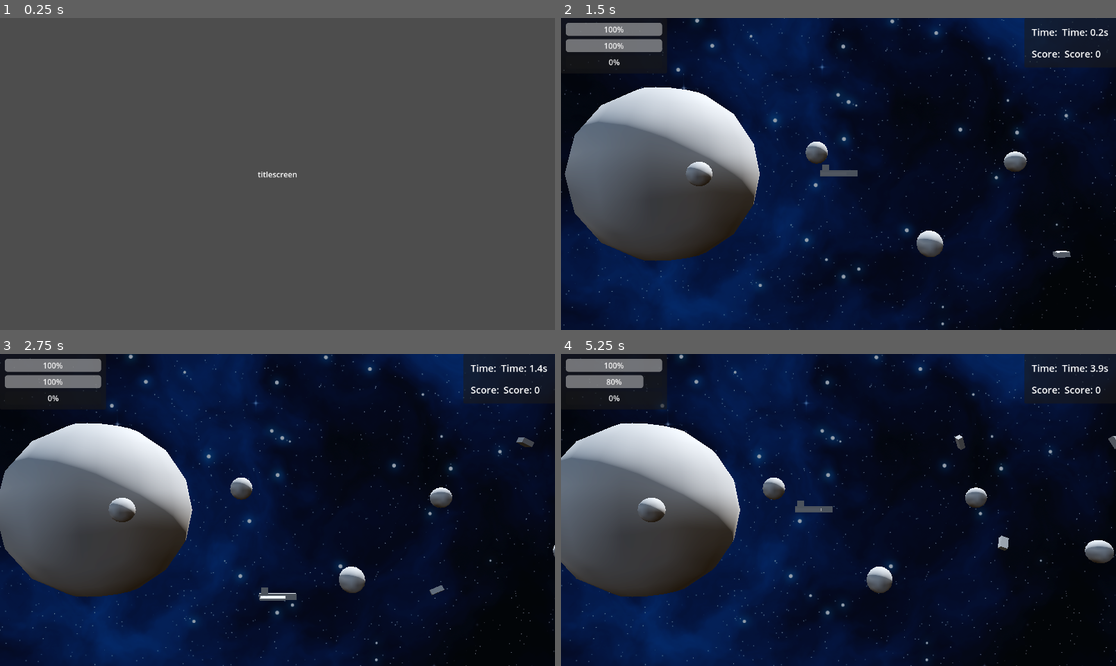
Above: before the commit, frames 1-4 (two rows, left to right).
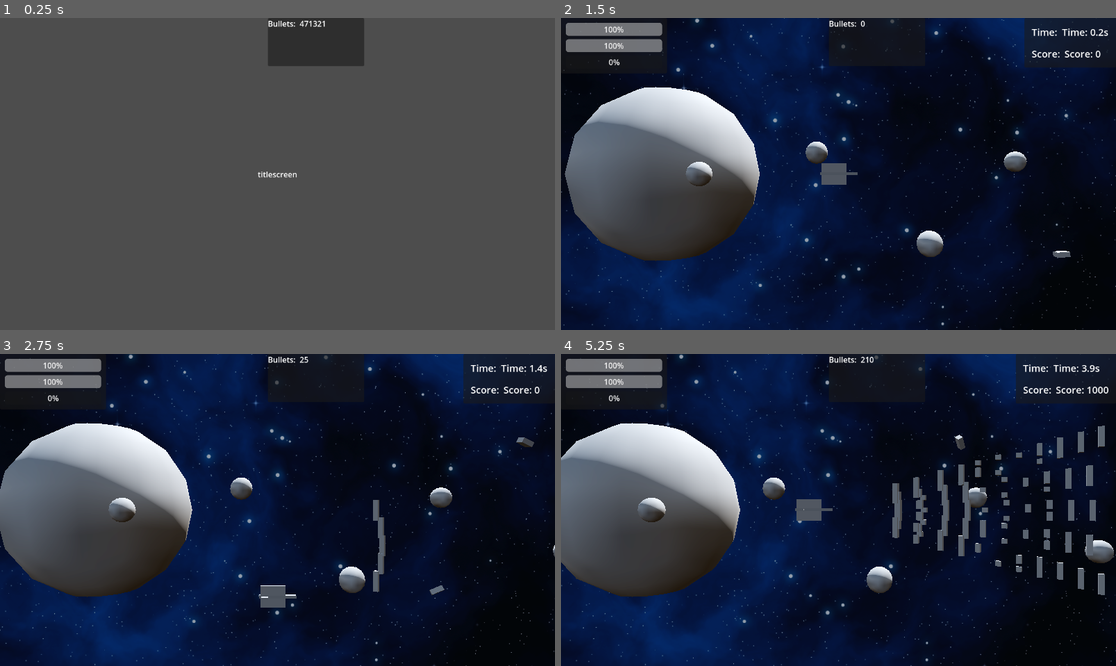
Above: after the commit, the same moments.

Repository: CaptainTiki/DeadSimple
Game: Godot game, scene res://System/Menus/TitleScreen.tscn
Two runs of this game, one before a commit and one after it. Both use one fixed random seed, a clock stepped at 60 frames per second and the inputs below.
Inputs (mouse positions are in pixels of both pictures, inside the frame that each line leads up to):
- Up to frame 1 (0.25 s): no input
- Up to frame 2 (1.5 s): tap Enter at 0.5 s; move the mouse to (960, 158) at 0.52 s; hold Right (move_right) 0.53-1.25 s; hold Space (fire) 0.53-1.25 s; click (960, 158) at 0.67 s; click "Play" at 1.25 s
- Up to frame 3 (2.75 s): move the mouse to (166, 525) at 2.02 s; hold Down (move_down) from 2.03 s (still down); tap Z (boost) at 2.1 s; tap Space (fire) at 2.3 s
- Up to frame 4 (5.25 s): move the mouse to (894, 441) at 2.77 s; release Down (move_down) at 2.78 s; hold Right (move_right) 2.78-3.53 s; hold Space (fire) 2.78-3.53 s; tap X (dodge) at 2.85 s; move the mouse to (810, 572) at 3.52 s; hold Up (move_up) 3.53-4.28 s; tap Space (fire) at 3.6 s; click (810, 572) at 3.67 s; move the mouse to (1005, 556) at 4.27 s; hold Space (fire) 4.28-5.03 s; hold Left (move_left) from 4.28 s (still down); move the mouse to (672, 463) at 5.02 s; tap Z (boost) at 5.1 s

The runs differ from the first frame. In frame 1, 2.6% of the frame differs, in the area x 48-66%, y 0-16%; in frame 2, 0.4%; in frame 3, 0.8%; in frame 4, 4.3%, in the area x 7-100%, y 0-78%.

Commit message:
Bullet Culling on GameArea

Diff:
--- a/Player/player.tscn
+++ b/Player/player.tscn
@@ -1,53 +1,79 @@
-[gd_scene load_steps=5 format=3 uid="uid://d3iep2i6v0ovj"]
+[gd_scene load_steps=6 format=3 uid="uid://d3iep2i6v0ovj"]
 
 [ext_resource type="Script" uid="uid://3swa8bn8q7si" path="res://Player/player.gd" id="1_l8h54"]
+[ext_resource type="PackedScene" uid="uid://dasr1bylrpn8k" path="res://Weapons/WeaponFan.tscn" id="2_4ntmi"]
 
 [sub_resource type="BoxShape3D" id="BoxShape3D_l8h54"]
-size = Vector3(0.8, 0.3, 1.3)
+size = Vector3(0.53935546, 0.932666, 1.3)
 
 [sub_resource type="StandardMaterial3D" id="StandardMaterial3D_l8h54"]
 albedo_color = Color(0.5449743, 0.54497427, 0.54497427, 1)
 
 [sub_resource type="BoxShape3D" id="BoxShape3D_4ntmi"]
-size = Vector3(1.3431396, 0.30426025, 0.85601807)
+size = Vector3(1.3431396, 0.90223694, 0.54811096)
 
 [node name="Player" type="CharacterBody3D" groups=["playership"]]
 collision_mask = 48
 script = ExtResource("1_l8h54")
 
 [node name="CollisionShape3D" type="CollisionShape3D" parent="."]
-transform = Transform3D(-4.371139e-08, 0, -1, 0, 1, 0, 1, 0, -4.371139e-08, 0.00302124, 0.08468628, 0.0026550293)
+transform = Transform3D(-4.371139e-08, 0, -1, 0, 1, 0, 1, 0, -4.371139e-08, 0.003021238, 0.073919654, 0.051336646)
 shape = SubResource("BoxShape3D_l8h54")
 
 [node name="CSGCombiner3D" type="CSGCombiner3D" parent="."]
-transform = Transform3D(-4.371139e-08, 0, -1, 0, 1, 0, 1, 0, -4.371139e-08, 0.0026550295, 0, -0.0030212402)
+transform = Transform3D(-4.371139e-08, 0, -1, 0, 1, 0, 1, 0, -4.371139e-08, 0.0026550295, -0.06815245, -0.0030212402)
 
 [node name="CSGBox3D" type="CSGBox3D" parent="CSGCombiner3D"]
-transform = Transform3D(1, 0, 0, 0, 1, 0, 0, 0, 1, 0, 0.014556885, 0)
+transform = Transform3D(-4.3711385e-08, 1, 4.371139e-08, -1, -4.371139e-08, 4.371139e-08, 4.371139e-08, -4.371139e-08, 1, -0.06113261, 0.07478398, 2.7939677e-09)
 size = Vector3(0.1, 0.25, 1.5)
 material = SubResource("StandardMaterial3D_l8h54")
 
 [node name="CSGBox3D4" type="CSGBox3D" parent="CSGCombiner3D"]
-transform = Transform3D(1, 0, 0, 0, 1, 0, 0, 0, 1, -0.0009887666, 0.2572763, 0.5165405)
+transform = Transform3D(-4.3711385e-08, 1, 4.371139e-08, -1, -4.371139e-08, 4.371139e-08, 4.371139e-08, -4.371139e-08, 1, 0.18158683, 0.075772755, 0.5165405)
 size = Vector3(0.06931152, 0.25, 0.27648926)
 material = SubResource("StandardMaterial3D_l8h54")
 
 [node name="CSGBox3D2" type="CSGBox3D" parent="CSGCombiner3D"]
-transform = Transform3D(1, 0, 0, 0, 1, 0, 0, 0, 1, 0.24110198, 0.014556885, 0.18402082)
+transform = Transform3D(-4.3711385e-08, 1, 4.371139e-08, -1, -4.371139e-08, 4.371139e-08, 4.371139e-08, -4.371139e-08, 1, -0.061132617, -0.16631798, 0.18402083)
 size = Vector3(0.38789064, 0.1, 1)
 
 [node name="CSGBox3D3" type="CSGBox3D" parent="CSGCombiner3D"]
-transform = Transform3D(1, 0, 0, 0, 1, 0, 0, 0, 1, -0.2419242, 0.014556885, 0.18402082)
+transform = Transform3D(-4.3711385e-08, 1, 4.371139e-08, -1, -4.371139e-08, 4.371139e-08, 4.371139e-08, -4.371139e-08, 1, -0.061132595, 0.3167082, 0.1840208)
 size = Vector3(0.38789064, 0.1, 1)
 
 [node name="HitBox" type="Area3D" parent="." groups=["playership"]]
 collision_mask = 304
 
 [node name="CollisionShape3D" type="CollisionShape3D" parent="HitBox"]
-transform = Transform3D(1, 0, 0, 0, 1, 0, 0, 0, 1, 0.0065307617, 0.08505249, -0.0011291504)
+transform = Transform3D(1, 0, 0, 0, 1, 0, 0, 0, 1, 0.0065307617, 0.077293396, 0.05417633)
 shape = SubResource("BoxShape3D_4ntmi")
 
 [node name="Weapons" type="Node3D" parent="."]
 
+[node name="WeaponFan" parent="Weapons" instance=ExtResource("2_4ntmi")]
+transform = Transform3D(1, 0, 0, 0, 1, 0, 0, 0, 1, 0.888452, 0, 0)
+fire_rate = 4.0
+bullet_speed = 10.0
+
+[node name="WeaponFan2" parent="Weapons" instance=ExtResource("2_4ntmi")]
+transform = Transform3D(1, 0, 0, 0, 1, 0, 0, 0, 1, 0.888452, 0.14616938, 0)
+fire_rate = 4.0
+bullet_speed = 10.0
+
+[node name="WeaponFan3" parent="Weapons" instance=ExtResource("2_4ntmi")]
+transform = Transform3D(1, 0, 0, 0, 1, 0, 0, 0, 1, 0.888452, -0.17604071, 0)
+fire_rate = 4.0
+bullet_speed = 10.0
+
+[node name="WeaponFan4" parent="Weapons" instance=ExtResource("2_4ntmi")]
+transform = Transform3D(1, 0, 0, 0, 1, 0, 0, 0, 1, 0.888452, 0.29335266, 0)
+fire_rate = 4.0
+bullet_speed = 10.0
+
+[node name="WeaponFan5" parent="Weapons" instance=ExtResource("2_4ntmi")]
+transform = Transform3D(1, 0, 0, 0, 1, 0, 0, 0, 1, 0.888452, -0.3268607, 0)
+fire_rate = 4.0
+bullet_speed = 10.0
+
 [connection signal="area_entered" from="HitBox" to="." method="_on_area_entered"]
 [connection signal="body_entered" from="HitBox" to="." method="_on_body_entered"]
--- a/Projectiles/bullet.gd
+++ b/Projectiles/bullet.gd
@@ -2,39 +2,40 @@
 extends Area3D
 class_name Bullet
 
+@onready var play_window := get_tree().get_first_node_in_group("play_area") as PlayWindow
+
+@export var lifetime: float = 40.0
 @export var speed: float = 10.0
-var vel := Vector3.ZERO
+var velocity: Vector3 = Vector3.ZERO
+var t: float = 0.0
+var play: PlayWindow
+
+func _ready() -> void:
+	play = get_tree().get_first_node_in_group("play_area") as PlayWindow
+
+func fire(origin: Vector3, vel: Vector3) -> void:
+	global_transform.origin = origin
+	velocity = vel
+	t = 0.0
+	visible = true
+	monitoring = true
+	set_physics_process(true)
+	if play and not play.contains_point(global_transform.origin):
+		_despawn()
+
+func _physics_process(delta: float) -> void:
+	t += delta
+	global_translate(velocity * delta)
+	if t > lifetime or (play and not play.contains_point(global_transform.origin)):
+		_despawn()
 
 func reset_for_pool() -> void:
-	vel = Vector3.ZERO
+	velocity = Vector3.ZERO
 	rotation = Vector3.UP
 	global_position = Vector3(-99999,-99999, -99999)
 
-func fire(origin: Vector3, velocity: Vector3) -> void:
-	global_position = origin
-	vel = velocity
-	visible = true
-	set_physics_process(true)
-	if has_method("set_monitoring"):
-		set("monitoring", true)
-
-func _physics_process(dt: float) -> void:
-	global_position += vel * dt
-	# simple offscreen cull with a gutter
-	var cam := get_viewport().get_camera_2d()
-	if cam:
-		var dx : float = abs(global_position.x - cam.global_position.x)
-		var dy : float = abs(global_position.y - cam.global_position.y)
-		if dx > 1200.0 or dy > 800.0:
-			_despawn()
-
-func _on_body_entered(_b: Node) -> void:
-	_despawn()
-
-func _on_area_entered(area: Area3D) -> void:
-	print("bullet entered: ", area.name)
-	if area.is_in_group("destruction_area"):
-		_despawn()
-
 func _despawn() -> void:
+	monitoring = false
+	set_physics_process(false)
+	visible = false
 	PoolManager.release(self)
--- a/System/game_manager.gd
+++ b/System/game_manager.gd
@@ -14,6 +14,10 @@
 #ScorePanel
 @onready var time_label: Label = %TimeLabel
 @onready var score_label: Label = %ScoreLabel
+
+#DebugPanel
+@onready var debug_screen: Control = $CanvasLayer/DebugScreen
+@onready var bullet_count_lable: Label = $CanvasLayer/DebugScreen/PanelContainer/VBoxContainer/HBoxContainer/BulletCountLabel
 
 var level: PackedScene = preload("res://level_test.tscn") #TODO: need to setup way to pass which level to load here
 var current_level: Level = null
@@ -56,6 +60,7 @@
 	if StateManager.current_state == StateManager.State.PLAY and not StateManager.is_paused:
 		level_time += delta
 		time_label.text = "Time: %.1fs" % level_time  # Update time separately
+		_run_debug(delta)
 
 func setup_hud()-> void:
 	if player_instance:
@@ -95,3 +100,12 @@
 func _on_quit_to_menu_pressed():
 	StateManager.unpause() #force unpause - no matter what state.
 	StateManager.set_state(StateManager.State.MENU)
+
+
+######DEBUG######
+func _run_debug(_delta: float) -> void:
+	var active := 0
+	for b in current_level.bullets_node.get_children():
+		if b.visible:
+			active += 1
+	bullet_count_lable.text = str(active)
--- a/System/game_manager.tscn
+++ b/System/game_manager.tscn
@@ -237,6 +237,36 @@
 layout_mode = 2
 text = "Quit"
 
+[node name="DebugScreen" type="Control" parent="CanvasLayer"]
+layout_mode = 3
+anchors_preset = 5
+anchor_left = 0.5
+anchor_right = 0.5
+offset_left = -20.0
+offset_right = 20.0
+offset_bottom = 40.0
+grow_horizontal = 2
+
+[node name="PanelContainer" type="PanelContainer" parent="CanvasLayer/DebugScreen"]
+custom_minimum_size = Vector2(200, 100)
+layout_mode = 0
+offset_right = 40.0
+offset_bottom = 40.0
+
+[node name="VBoxContainer" type="VBoxContainer" parent="CanvasLayer/DebugScreen/PanelContainer"]
+layout_mode = 2
+
+[node name="HBoxContainer" type="HBoxContainer" parent="CanvasLayer/DebugScreen/PanelContainer/VBoxContainer"]
+layout_mode = 2
+
+[node name="BulletTitleLabel" type="Label" parent="CanvasLayer/DebugScreen/PanelContainer/VBoxContainer/HBoxContainer"]
+layout_mode = 2
+text = "Bullets: "
+
+[node name="BulletCountLabel" type="Label" parent="CanvasLayer/DebugScreen/PanelContainer/VBoxContainer/HBoxContainer"]
+layout_mode = 2
+text = "471321"
+
 [node name="LevelTimer" type="Timer" parent="."]
 
 [connection signal="pressed" from="CanvasLayer/PauseMenu/Panel/VBoxContainer/Resume" to="." method="_on_resume_pressed"]
--- /dev/null
+++ b/System/play_window.gd
@@ -0,0 +1,44 @@
+# res://system/PlayWindow.gd
+extends Node3D
+class_name PlayWindow
+
+@export var gutter: float = -0.25              # extra margin around the screen
+@export var depth: float = 2.0              # how thick the box is in front/back
+@export var reference_distance: float = 13.5 # optional: distance from camera to player plane
+
+@onready var camera_3d: Camera3D = $Camera3D
+
+
+var half_extents: Vector3                   # final half-size of the play box
+
+func _ready() -> void:
+	if camera_3d == null:
+		push_warning("PlayWindow: camera not found — defaulting to 8x5 box")
+		half_extents = Vector3(8, 5, depth * 0.5)
+	else:
+		# Figure out screen half-width/height at the plane where the player sits.
+		# Perspective: width = 2 * z * tan(FOV/2), Orthographic: height = cam.size
+		var aspect := float(camera_3d.get_viewport().size.x) / float(camera_3d.get_viewport().size.y)
+		if camera_3d.projection == Camera3D.PROJECTION_PERSPECTIVE:
+			# Either use reference_distance (player depth) or something in front of camera
+			var z_dist := reference_distance
+			if z_dist == 0.0:
+				# default to distance from camera to this node’s position
+				z_dist = abs(global_position.z - camera_3d.global_position.z)
+			var half_h := z_dist * tan(deg_to_rad(camera_3d.fov * 0.5))
+			var half_w := half_h * aspect
+			half_extents = Vector3(half_w + gutter, half_h + gutter, depth * 0.5)
+		else:
+			var half_h := camera_3d .size * 0.5
+			var half_w := half_h * aspect
+			half_extents = Vector3(half_w + gutter, half_h + gutter, depth * 0.5)
+
+	add_to_group("play_window")
+
+# The bullet calls this each frame to check if it’s inside
+func contains_point(point_world: Vector3) -> bool:
+	var center := global_transform.origin
+	var d := point_world - center
+	return (abs(d.x) <= half_extents.x
+		 and abs(d.y) <= half_extents.y
+		 and abs(d.z) <= half_extents.z)
--- /dev/null
+++ b/Weapons/Weapon.tscn
@@ -0,0 +1,8 @@
+[gd_scene load_steps=2 format=3 uid="uid://7xwermmmsyfs"]
+
+[ext_resource type="Script" uid="uid://ct8qnim3b5low" path="res://Weapons/weapon.gd" id="1_vcq86"]
+
+[node name="Weapon" type="Node3D"]
+script = ExtResource("1_vcq86")
+
+[node name="Muzzles" type="Node3D" parent="."]
--- /dev/null
+++ b/Weapons/WeaponBasic.tscn
@@ -0,0 +1,11 @@
+[gd_scene load_steps=2 format=3 uid="uid://fg3uelyviunb"]
+
+[ext_resource type="Script" uid="uid://drunq4i3job3o" path="res://Weapons/weapon_basic.gd" id="1_82744"]
+
+[node name="WeaponBasic" type="Node3D"]
+script = ExtResource("1_82744")
+
+[node name="Muzzles" type="Node3D" parent="."]
+
+[node name="Muzzle1" type="Marker3D" parent="Muzzles"]
+transform = Transform3D(-4.371139e-08, 0, -1, 0, 1, 0, 1, 0, -4.371139e-08, 0, 0, 0)
--- /dev/null
+++ b/Weapons/WeaponFan.tscn
@@ -0,0 +1,12 @@
+[gd_scene load_steps=2 format=3 uid="uid://dasr1bylrpn8k"]
+
+[ext_resource type="Script" uid="uid://q83ps2e4yd4y" path="res://Weapons/weapon_fan.gd" id="1_0f7w5"]
+
+[node name="WeaponFan" type="Node3D"]
+script = ExtResource("1_0f7w5")
+
+[node name="Muzzles" type="Node3D" parent="."]
+
+[node name="Muzzle1" type="Marker3D" parent="Muzzles"]
+transform = Transform3D(-4.371139e-08, 0, -1, 0, 1, 0, 1, 0, -4.371139e-08, 0, 0, 0)
+gizmo_extents = 1.36
--- /dev/null
+++ b/Weapons/weapon.gd
@@ -0,0 +1,24 @@
+# res://weapons/weapon.gd
+extends Node3D
+class_name Weapon
+
+@export var fire_rate: float = 8.0        # shots per second
+@export var bullet_speed: float = 80.0    # units/sec (tune to your scale)
+@export var pool_autoload_name: StringName = "BulletPool" # or "Pools" if yours differs
+
+@onready var muzzles_root: Node3D = $Muzzles
+var _cooldown: float = 0.0
+var _trigger: bool = false
+
+func set_trigger(pressed: bool, delta: float) -> void:
+	_trigger = pressed
+	_cooldown = max(0.0, _cooldown - delta)
+	if _trigger and _cooldown <= 0.0:
+		_cooldown = 1.0 / max(0.001, fire_rate)
+		fire()  # implemented by child
+
+func fire() -> void:
+	pass
+
+func _spawn_bullet(_from_marker: Marker3D, _dir: Vector3, _speed: float) -> void:
+	pass
--- /dev/null
+++ b/Weapons/weapon_basic.gd
@@ -0,0 +1,22 @@
+# res://weapons/weapon_basic.gd
+extends Weapon
+
+func set_trigger(pressed: bool, delta: float) -> void:
+	_trigger = pressed
+	_cooldown = max(0.0, _cooldown - delta)
+	if _trigger and _cooldown <= 0.0:
+		_cooldown = 1.0 / max(0.001, fire_rate)
+		fire()  # implemented by child
+
+func fire() -> void:
+	for m in muzzles_root.get_children():
+		if m is Marker3D:
+			var forward: Vector3 = -(m as Marker3D).global_transform.basis.z
+			_spawn_bullet(m, forward, bullet_speed)
+
+func _spawn_bullet(from_marker: Marker3D, dir: Vector3, speed: float) -> void:
+	var bullet: Node = PoolManager.acquire_bullet()
+	if bullet == null:
+		return
+	var origin: Vector3 = from_marker.global_transform.origin
+	bullet.call("fire", origin, dir.normalized() * speed)
--- /dev/null
+++ b/Weapons/weapon_fan.gd
@@ -0,0 +1,37 @@
+# res://weapons/weapon_fan.gd
+extends Weapon
+
+@export var fan_count: int = 5
+@export var fan_spread_deg: float = 40.0    # total arc
+@export var extra_rate_scale: float = 2.0   # crank ROF
+
+func set_trigger(pressed: bool, delta: float) -> void:
+	# faster than normal to stress the pool
+	_trigger = pressed
+	_cooldown = max(0.0, _cooldown - delta * extra_rate_scale)
+	if _trigger and _cooldown <= 0.0:
+		_cooldown = 1.0 / max(0.001, fire_rate * extra_rate_scale)
+		fire()
+
+func fire() -> void:
+	for m in muzzles_root.get_children():
+		if m is Marker3D:
+			var muzzle: Marker3D = m
+			var base_forward: Vector3 = -muzzle.global_transform.basis.z
+			# Build a fan by rotating around the up axis
+			var up: Vector3 = muzzle.global_transform.basis.x
+			var rays : int = max(1, fan_count)
+			var half_spread_rad := deg_to_rad(fan_spread_deg) * 0.5
+			for i in rays:
+				var t := 0.0 if rays == 1 else float(i) / float(rays - 1)
+				var angle : float = lerp(-half_spread_rad, half_spread_rad, t)
+				var rotated: Vector3 = base_forward.rotated(up, angle).normalized()
+				_spawn_bullet(muzzle, rotated, bullet_speed)
+
+func _spawn_bullet(from_marker: Marker3D, dir: Vector3, speed: float) -> void:
+	var bullet: Node = PoolManager.acquire_bullet()
+	if bullet == null:
+		return
+	# Forward in Godot 3D is usually -Z; use marker’s basis for direction
+	var origin: Vector3 = from_marker.global_transform.origin
+	bullet.call("fire", origin, dir.normalized() * speed)
--- a/level_test.gd
+++ b/level_test.gd
@@ -2,7 +2,7 @@
 class_name Level
 
 @export var play_speed: float = 2.0
-@onready var play_area: Node3D = $PlayArea
+@onready var play_window: PlayWindow = $PlayWindow
 
 @onready var player: CharacterBody3D = %Player
 @onready var bullets_node: Node3D = $Bullets
@@ -23,7 +23,7 @@
 	var current_speed = play_speed
 	if Input.is_action_pressed("boost"):
 		current_speed *= 1.5
-	play_area.position.x += current_speed * delta
+	play_window.position.x += current_speed * delta
 
 	# Clamp player to play area bounds
 	var play_area_extents = Vector3(10, 5.5, 0.5)  # Half of BoxShape3D size (21, 12, 1)
--- a/level_test.tscn
+++ b/level_test.tscn
@@ -1,9 +1,10 @@
-[gd_scene load_steps=15 format=3 uid="uid://2gvh2l24pan6"]
+[gd_scene load_steps=13 format=3 uid="uid://2gvh2l24pan6"]
 
 [ext_resource type="Script" uid="uid://bedjtaany4nhl" path="res://level_test.gd" id="1_4xtnr"]
 [ext_resource type="PackedScene" uid="uid://d3iep2i6v0ovj" path="res://Player/player.tscn" id="2_6ih1o"]
 [ext_resource type="Texture2D" uid="uid://dov8y6iugkg0" path="res://Assets/backgrounds/Blue Nebula 8 - 1024x1024.png" id="2_hpvma"]
 [ext_resource type="PackedScene" uid="uid://cmi1u0wejtvds" path="res://Objects/Rock.tscn" id="3_56xti"]
+[ext_resource type="Script" uid="uid://d0ffo5w1hts86" path="res://System/play_window.gd" id="3_mge0y"]
 [ext_resource type="PackedScene" uid="uid://caoi4a5f65gvt" path="res://Objects/LargeRock.tscn" id="4_mge0y"]
 
 [sub_resource type="StandardMaterial3D" id="StandardMaterial3D_k6i1l"]
@@ -27,16 +28,7 @@
 glow_enabled = true
 
 [sub_resource type="BoxShape3D" id="BoxShape3D_7jktm"]
-size = Vector3(21, 12, 1)
-
-[sub_resource type="BoxShape3D" id="BoxShape3D_4xtnr"]
-size = Vector3(1.7576904, 12, 1)
-
-[sub_resource type="BoxShape3D" id="BoxShape3D_6ih1o"]
-size = Vector3(1.7576904, 12, 1)
-
-[sub_resource type="BoxShape3D" id="BoxShape3D_56xti"]
-size = Vector3(25.899017, 1.4732056, 1)
+size = Vector3(22, 12, 1)
 
 [node name="Level_Test" type="Node3D"]
 script = ExtResource("1_4xtnr")
@@ -92,63 +84,33 @@
 transform = Transform3D(-0.8660254, -0.43301278, 0.25, 0, 0.49999997, 0.86602545, -0.50000006, 0.75, -0.43301266, 0, 0, 41.830757)
 shadow_enabled = true
 
-[node name="PlayArea" type="Area3D" parent="."]
+[node name="PlayWindow" type="Node3D" parent="." groups=["play_area"]]
+script = ExtResource("3_mge0y")
+
+[node name="PlayArea" type="Area3D" parent="PlayWindow"]
 collision_layer = 0
 collision_mask = 0
+monitoring = false
+monitorable = false
 
-[node name="CollisionShape3D" type="CollisionShape3D" parent="PlayArea"]
+[node name="CollisionShape3D" type="CollisionShape3D" parent="PlayWindow/PlayArea"]
 transform = Transform3D(-1, 0, 8.742278e-08, 0, 1, 0, -8.742278e-08, 0, -1, 0, 0, 0)
 shape = SubResource("BoxShape3D_7jktm")
 debug_color = Color(0.6156863, 1, 0, 0.41960785)
 
-[node name="Camera3D" type="Camera3D" parent="PlayArea"]
+[node name="Camera3D" type="Camera3D" parent="PlayWindow"]
 transform = Transform3D(1, 0, 0, 0, 1, 0, 0, 0, 1, 0, 0, 13.45)
 current = true
 fov = 50.0
 size = 12.0
 
-[node name="CSGBox3D" type="CSGBox3D" parent="PlayArea"]
+[node name="CSGBox3D" type="CSGBox3D" parent="PlayWindow"]
 transform = Transform3D(-4.371139e-08, 0, 1, 0, 1, 0, -1, 0, -4.371139e-08, 0, 0, 0)
 visible = false
-size = Vector3(1, 12, 21)
+size = Vector3(1, 12, 22)
 
-[node name="Player" parent="PlayArea" instance=ExtResource("2_6ih1o")]
+[node name="Player" parent="PlayWindow" instance=ExtResource("2_6ih1o")]
 unique_name_in_owner = true
-
-[node name="ActivationArea" type="Area3D" parent="PlayArea" groups=["activation_area"]]
-transform = Transform3D(1, 0, 0, 0, 1, 0, 0, 0, 1, 12, 0, 0)
-collision_layer = 512
-collision_mask = 0
-
-[node name="CollisionShape3D" type="CollisionShape3D" parent="PlayArea/ActivationArea"]
-transform = Transform3D(-1, 0, 8.742278e-08, 0, 1, 0, -8.742278e-08, 0, -1, 0, 0, 0)
-shape = SubResource("BoxShape3D_4xtnr")
-debug_color = Color(0.3693252, 0.0010584915, 0.96550924, 0.41960785)
-
-[node name="DestructionArea" type="Area3D" parent="PlayArea" groups=["destruction_area"]]
-transform = Transform3D(1, 0, 0, 0, 1, 0, 0, 0, 1, -12, 0, 0)
-collision_layer = 131072
-collision_mask = 0
-
-[node name="CollisionShape3D" type="CollisionShape3D" parent="PlayArea/DestructionArea"]
-transform = Transform3D(-1, 0, 8.742278e-08, 0, 1, 0, -8.742278e-08, 0, -1, 0, 0, 0)
-shape = SubResource("BoxShape3D_6ih1o")
-debug_color = Color(0.86343604, 5.318448e-06, 7.70092e-07, 0.41960785)
-
-[node name="CollisionShape3D4" type="CollisionShape3D" parent="PlayArea/DestructionArea"]
-transform = Transform3D(-1, 0, 8.742278e-08, 0, 1, 0, -8.742278e-08, 0, -1, 23.694508, 0, 0)
-shape = SubResource("BoxShape3D_6ih1o")
-debug_color = Color(0.86343604, 5.318448e-06, 7.70092e-07, 0.41960785)
-
-[node name="CollisionShape3D2" type="CollisionShape3D" parent="PlayArea/DestructionArea"]
-transform = Transform3D(-1, 0, 8.742278e-08, 0, 1, 0, -8.742278e-08, 0, -1, 11.928148, 7.2000446, -3.3548986e-09)
-shape = SubResource("BoxShape3D_56xti")
-debug_color = Color(0.86343604, 5.318448e-06, 7.70092e-07, 0.41960785)
-
-[node name="CollisionShape3D3" type="CollisionShape3D" parent="PlayArea/DestructionArea"]
-transform = Transform3D(-1, 0, 8.742278e-08, 0, 1, 0, -8.742278e-08, 0, -1, 11.928148, -7.1819735, -3.3548986e-09)
-shape = SubResource("BoxShape3D_56xti")
-debug_color = Color(0.86343604, 5.318448e-06, 7.70092e-07, 0.41960785)
 
 [node name="Objects" type="Node3D" parent="."]
 
--- a/project.godot
+++ b/project.godot
@@ -28,6 +28,7 @@
 destruction_area=""
 playership=""
 enemyship=""
+play_area=""
 
 [input]
 
Not shown, added: System/play_window.gd.uid
Not shown, added: Weapons/weapon.gd.uid
Not shown, added: Weapons/weapon_basic.gd.uid
Not shown, added: Weapons/weapon_fan.gd.uid
